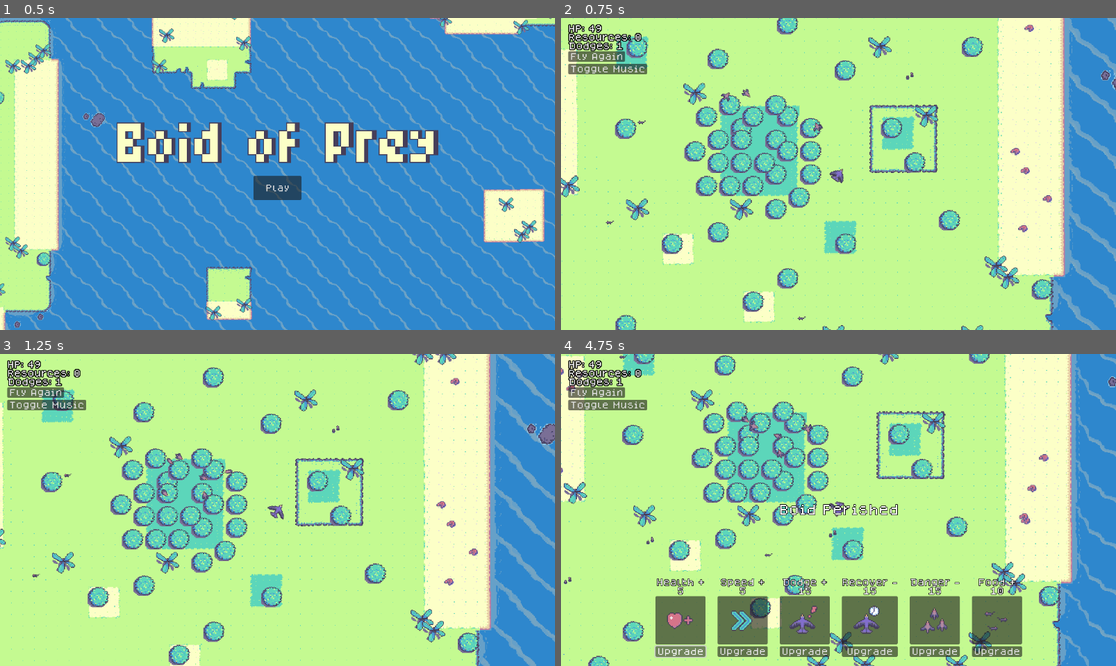
Above: before the commit, frames 1-4 (two rows, left to right).
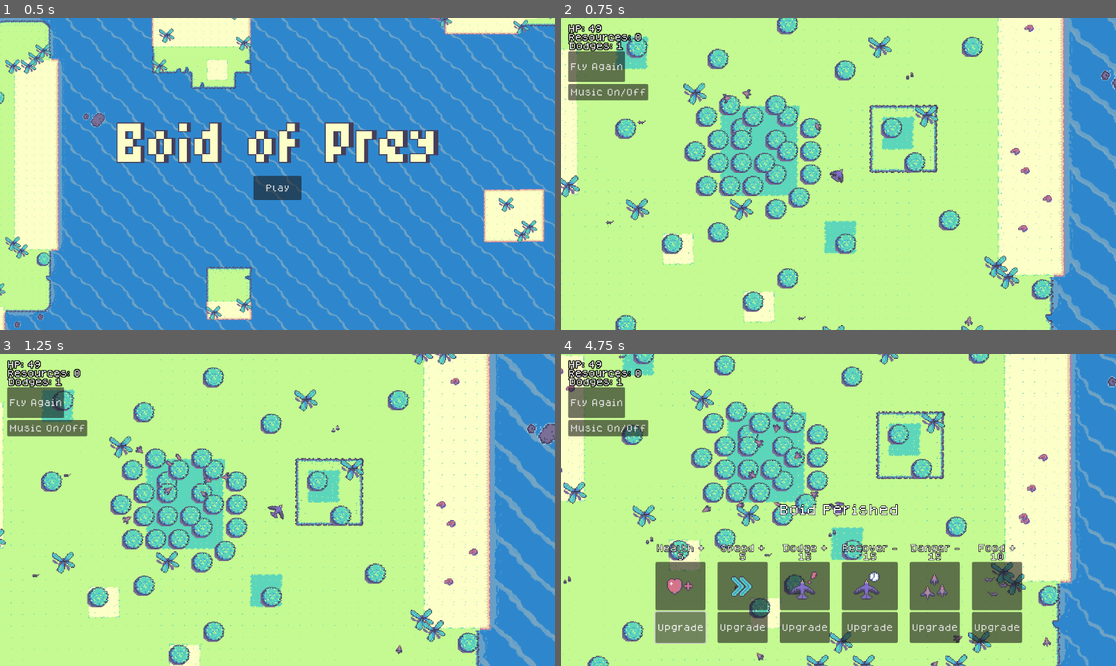
Above: after the commit, the same moments.

Repository: Kolbias/boidemic
Game: Godot game, scene res://ui/main_menu.tscn
Same seed, same stepped clock (60 frames per second), same inputs: the game is played once before the commit and once after it.
Inputs:
- Up to frame 1 (0.5 s): no input
- Up to frame 2 (0.75 s): click "Play" at 0.5 s
- Up to frame 3 (1.25 s): no input
- Up to frame 4 (4.75 s): click "Toggle Music" (after the commit: "Music On/Off") at 1.25 s; click "Fly Again" at 2 s; click "Fly Again" at 2.75 s; click "Fly Again" at 3.5 s; click "Upgrade" at 4.25 s

Frame 1 is identical in both runs. In frame 2, 1.5% of the frame differs, in the area x 1-75%, y 11-99%; in frame 3, 3.2%; in frame 4, 19%, in the area x 0-100%, y 0-100%.
Error in both runs: Invalid access to property or key 'playing' on a base object of type 'null instance'. (res://main.gd:29)

Commit message:
Adjusted Button height and fix Boid count

Diff:
--- a/gameplay/player.gd
+++ b/gameplay/player.gd
@@ -12,6 +12,7 @@
 var retargetTime := 0.0
 var retargetBool = true
 var attackCooldown = 0.0
+var taken_hit := 0.5
 
 var vel := Vector2.ZERO
 var speed := 15.0
@@ -78,6 +79,7 @@
 	maxSpeed = PlayerVariables.max_speed
 
 func _physics_process(delta):
+	#modulate = Color(1,1,1,1)
 	#debug to show pathing state
 	#if pathingState == PathingState.AGGRESSIVE:
 		#modulate = Color(1, 0, 0, 1)
@@ -173,7 +175,9 @@
 	retargetTime = max(0.0, retargetTime - delta)
 	attackCooldown = max(0.0, attackCooldown - delta)
 	PlayerVariables.current_hp += delta * (lifeTime * -1)
-
+	taken_hit = max(0.0, taken_hit - delta)
+	if taken_hit == 0.0:
+		modulate = lerp(Color(1,0,0,1), Color(1,1,1,1), 1.0)
 
 func _on_field_of_view_area_entered(area):
 	if area.is_in_group("enemyBoid"):
@@ -210,6 +214,8 @@
 			area.queue_free()
 	elif area.is_in_group("enemyBoid"):
 		if blinkState == BlinkState.DEFAULT:
+			modulate = lerp(Color(1,1,1,1), Color(1,0,0,1), 1.0)
+			taken_hit = 0.5
 			PlayerVariables.current_hp += -5
 			blinkStateManager(1)
 			if PlayerVariables.can_eat_birds:
--- a/gameplay/player_variables.gd
+++ b/gameplay/player_variables.gd
@@ -38,7 +38,7 @@
 
 #enemy stats
 @export var min_flock = 2
-@export var num_boids = 5
+@export var num_boids = 30
 
 #map data
 @export var islands := [
--- a/ui/ui.tscn
+++ b/ui/ui.tscn
@@ -52,14 +52,16 @@
 text = "Resources:"
 
 [node name="ResetButton" type="Button" parent="Control/TopLeftMargin/VBoxContainer"]
+custom_minimum_size = Vector2(0, 64)
 layout_mode = 2
 size_flags_horizontal = 0
 text = "Fly Again"
 
 [node name="Button" type="Button" parent="Control/TopLeftMargin/VBoxContainer"]
+custom_minimum_size = Vector2(0, 34)
 layout_mode = 2
 size_flags_horizontal = 0
-text = "Toggle Music"
+text = "Music On/Off"
 
 [node name="MarginContainer" type="MarginContainer" parent="Control"]
 layout_mode = 1
@@ -81,7 +83,7 @@
 theme_override_constants/margin_left = 150
 theme_override_constants/margin_top = 200
 theme_override_constants/margin_right = 150
-theme_override_constants/margin_bottom = 100
+theme_override_constants/margin_bottom = 150
 
 [node name="UpgradePanel" type="Panel" parent="Control/MarginContainer/MarginContainer"]
 layout_mode = 2
@@ -134,6 +136,7 @@
 offset = Vector2(25, 25)
 
 [node name="max_hp_Button" type="Button" parent="Control/MarginContainer/MarginContainer/UpgradePanel/UpgradeHbox/VBoxUpgrade1"]
+custom_minimum_size = Vector2(0, 64)
 layout_mode = 2
 text = "Upgrade"
 
@@ -167,6 +170,7 @@
 offset = Vector2(25, 25)
 
 [node name="max_speed_Button" type="Button" parent="Control/MarginContainer/MarginContainer/UpgradePanel/UpgradeHbox/VBoxUpgrade2"]
+custom_minimum_size = Vector2(0, 64)
 layout_mode = 2
 text = "Upgrade"
 
@@ -199,6 +203,7 @@
 offset = Vector2(25, 25)
 
 [node name="blink_count_Button" type="Button" parent="Control/MarginContainer/MarginContainer/UpgradePanel/UpgradeHbox/VBoxUpgrade3"]
+custom_minimum_size = Vector2(0, 64)
 layout_mode = 2
 text = "Upgrade
 "
@@ -233,6 +238,7 @@
 offset = Vector2(25, 25)
 
 [node name="blink_time_Button" type="Button" parent="Control/MarginContainer/MarginContainer/UpgradePanel/UpgradeHbox/VBoxUpgrade4"]
+custom_minimum_size = Vector2(0, 64)
 layout_mode = 2
 text = "Upgrade
 "
@@ -267,6 +273,7 @@
 offset = Vector2(25, 25)
 
 [node name="min_flock_Button" type="Button" parent="Control/MarginContainer/MarginContainer/UpgradePanel/UpgradeHbox/VBoxUpgrade6"]
+custom_minimum_size = Vector2(0, 64)
 layout_mode = 2
 text = "Upgrade
 "
@@ -302,6 +309,7 @@
 offset = Vector2(25, 25)
 
 [node name="food_level_Button" type="Button" parent="Control/MarginContainer/MarginContainer/UpgradePanel/UpgradeHbox/VBoxUpgrade5"]
+custom_minimum_size = Vector2(0, 64)
 layout_mode = 2
 text = "Upgrade"
 
